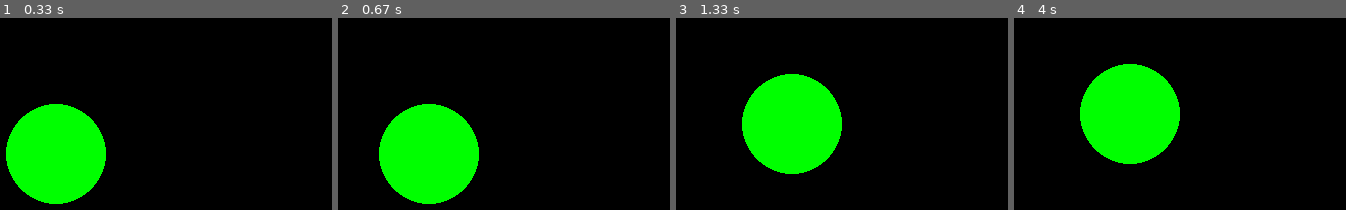
Above: before the commit, frames 1-4 (left to right).
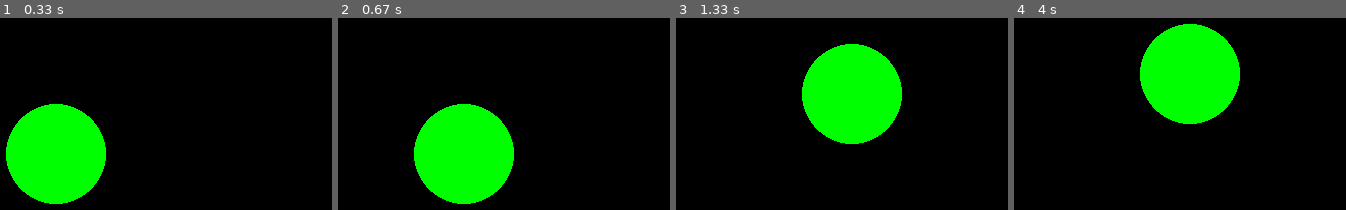
Above: after the commit, the same moments.

Repository: Paulouchihamilgrau/py_Game
Game: pygame game, started from game.py
Two runs of this game, one before a commit and one after it. Both use one fixed random seed, a clock stepped at 60 frames per second and the inputs below.
Inputs:
- Up to frame 1 (0.33 s): no input
- Up to frame 2 (0.67 s): hold Right from 0.33 s (still down)
- Up to frame 3 (1.33 s): release Right at 0.8 s; hold Up 0.83-1.13 s; hold Right from 1.17 s (still down)
- Up to frame 4 (4 s): release Right at 1.63 s; hold Left 1.67-2.2 s; hold Down 2.23-2.53 s; hold Left 2.57-2.97 s; hold Up 3-3.37 s; hold Right from 3.4 s (still down)

Frame 1 is identical in both runs. In frame 2, 11% of the frame differs, in the area x 12-54%, y 44-97%; in frame 3, 19%; in frame 4, 20%, in the area x 19-69%, y 3-77%.

Commit message:
Update game.py

Diff:
--- a/game.py
+++ b/game.py
@@ -3,7 +3,7 @@
 
 x = 400
 y = 300
-velocidade = 5
+velocidade = 10
 
 largura = 800
 altura = 600
